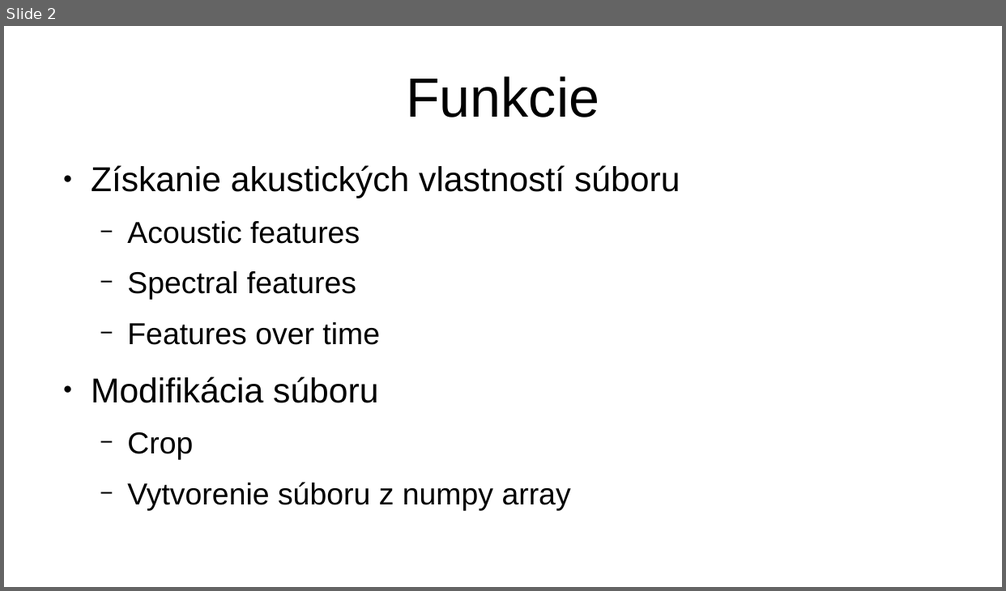
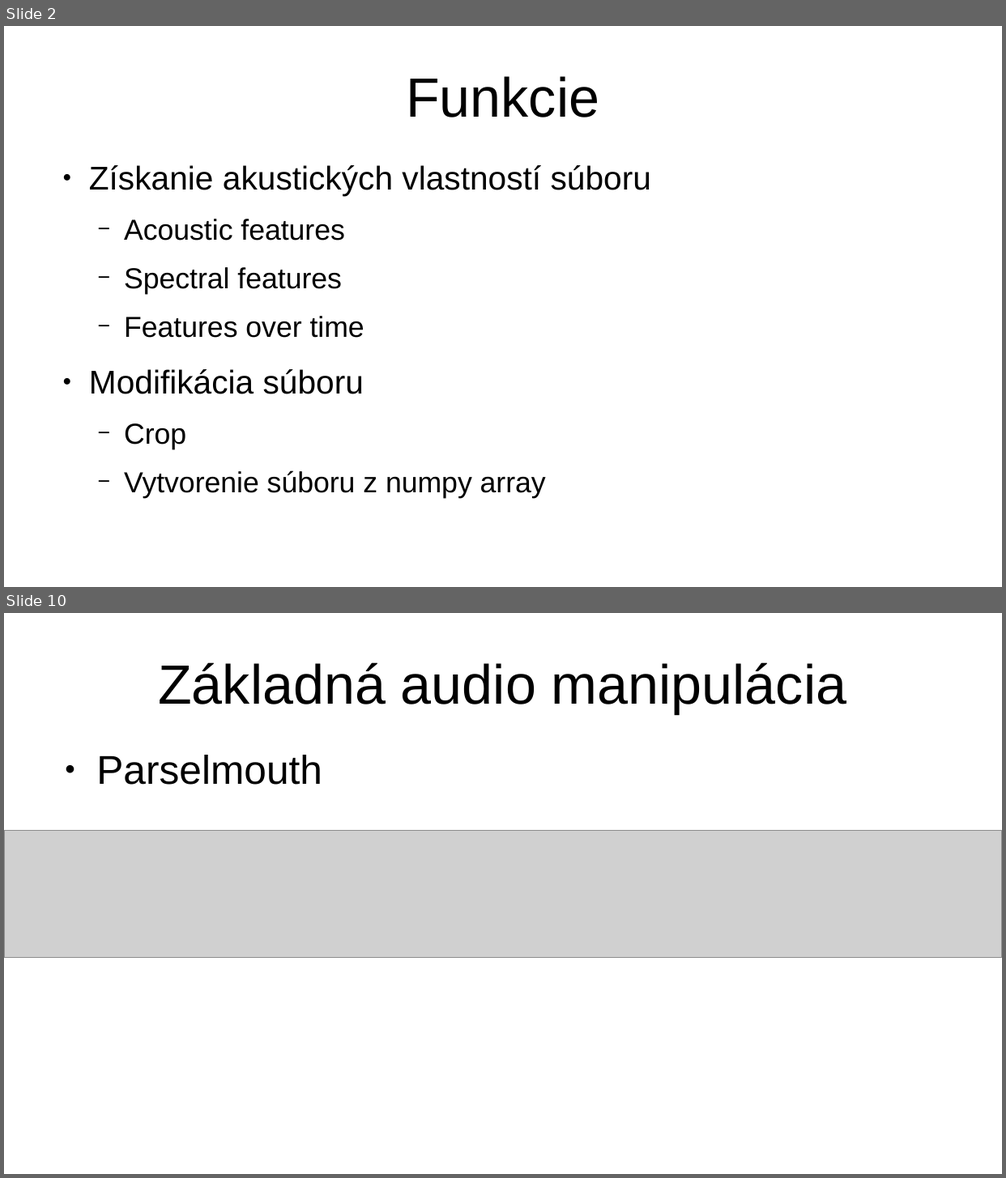
Before and after one commit to smolito/sj_seme, a slide deck: docs/prezentacia.pptx. Shown one above the other, each under a label of ours: slide 2 before the commit, slides 2 and 10 after it; the slides between them are not shown. The pictures are 1006x591 and 1006x1178 pixels, drawn with LibreOffice and Linux fonts; fonts in the diff are those of the drawing; grey boxes stand for pictures. Boxes give left, top, right and bottom in pixels: in the first picture for what was removed or moved away, otherwise in the second. Text is boxed around its words. In the diff, an @@ line names an element or a change of style, - is before the commit and + after.

```diff
--- a/docs/prezentacia.pptx
+++ b/docs/prezentacia.pptx
@@ slide 10 added at [4,613,1002,1174], background #FFFFFF @@
@@ title added at [158,662,846,714], 44 pt, text #000000 @@
+Základná audio manipulácia
@@ text added at [96,755,322,785], 32 pt, text #000000 @@
+● Parselmouth
@@ picture added at [4,831,1002,958] @@
@@ slide 2 changed as well @@
@@ text "Získanie akustických vlastností súboru" at [89,165,651,498]: size 27.5 to 26.2 pt in "Získanie akustických vlastností súboru", "Modifikácia súboru"; size 24.1 to 23 pt in "Acoustic features", "Spectral features", "Features over time", "Crop" and 1 more places; indent changed @@
```
Also in this commit, not shown: 7 other slides added, 1 slide removed, 7 other files.
